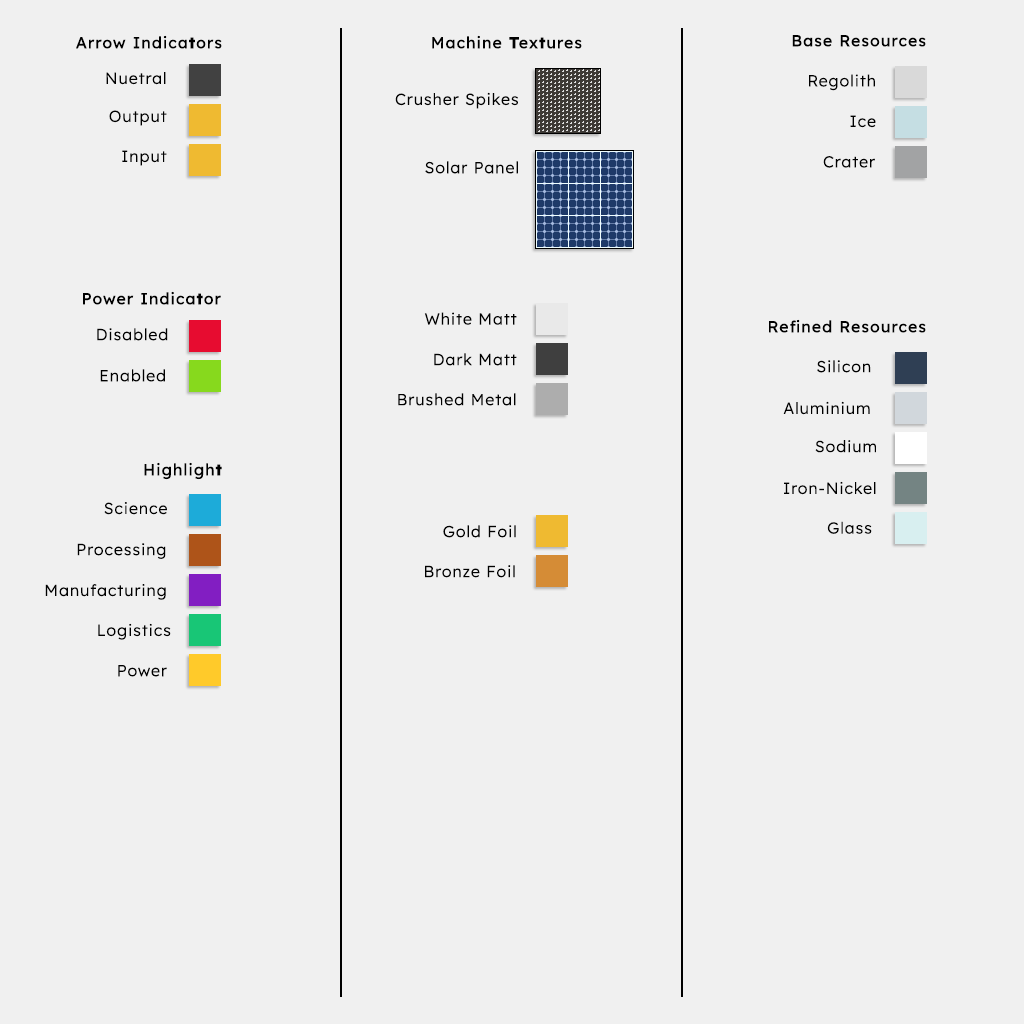
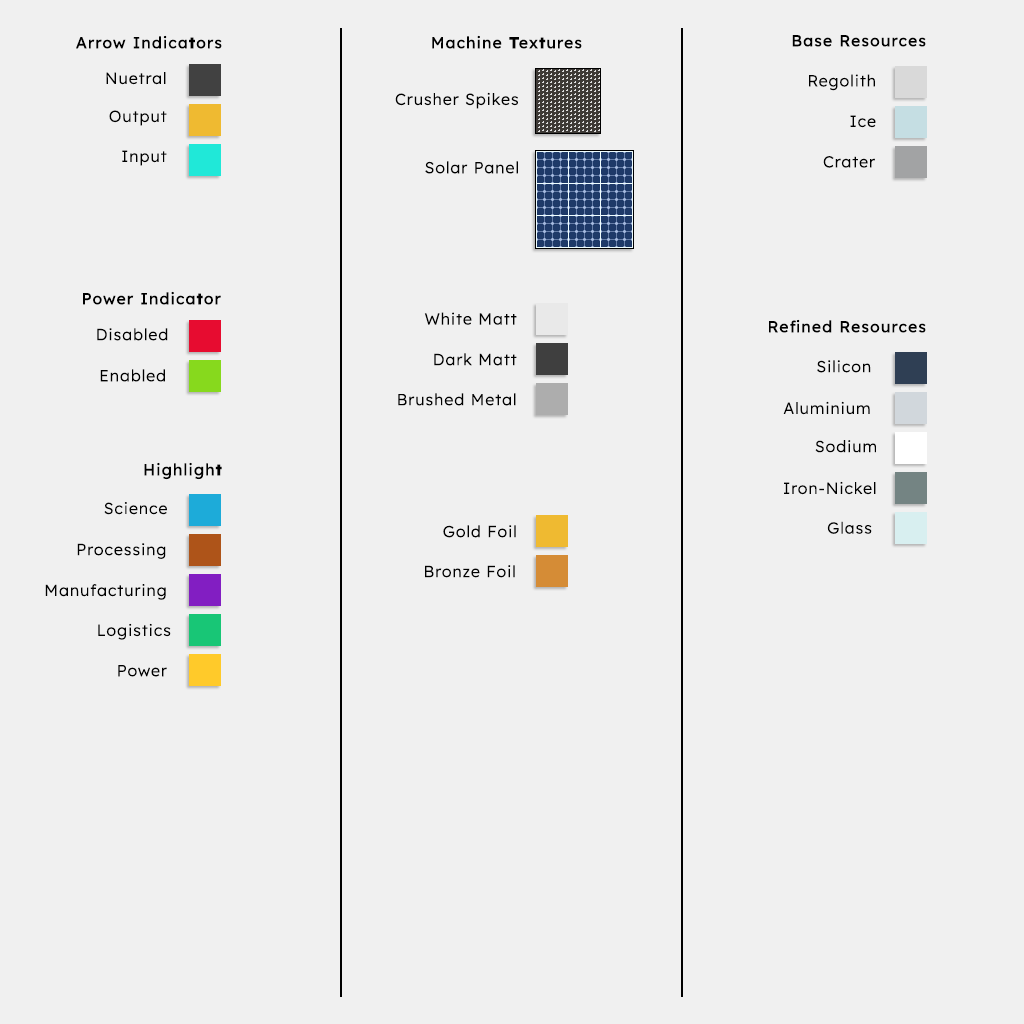
Layer changes from the first 1024px x 1024px image to the second:
painted on "Rectangle 1 copy 12" over bbox(189, 144, 221, 176)
